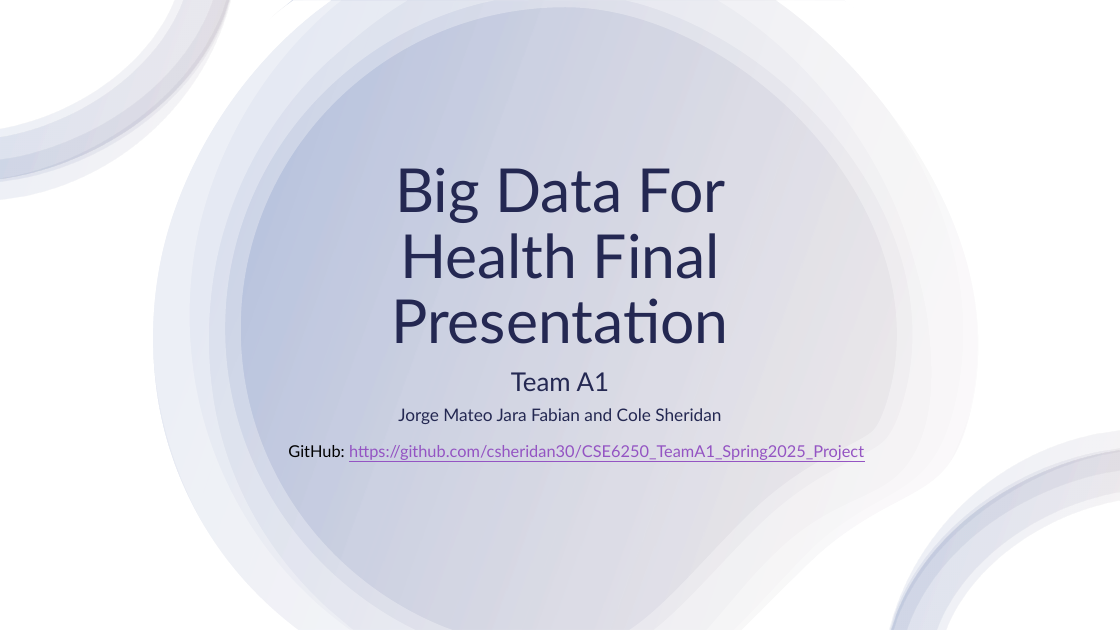
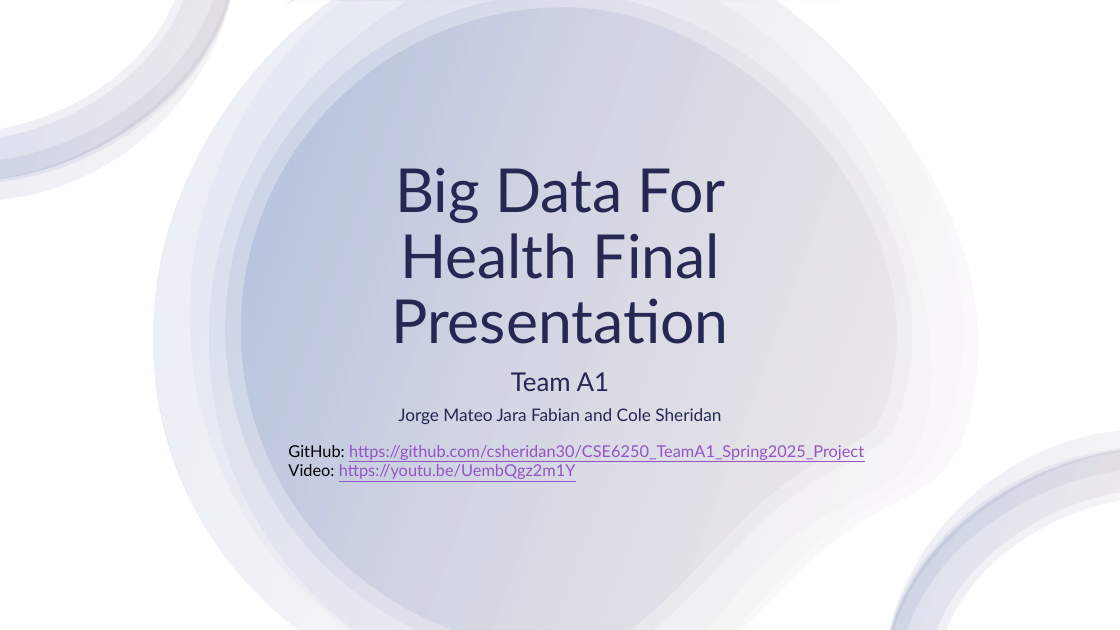
Before and after one commit to csheridan30/CSE6250_TeamA1_Spring2025_Project, a slide deck: slide 1 of Documents/Final_Presentation.pptx. Drawn at 1120x630 pixels with LibreOffice and Linux fonts; fonts in the diff are those of the drawing. Boxes give left, top, right and bottom in pixels: in the first picture for what was removed or moved away, otherwise in the second. Text is boxed around its words. In the diff, an @@ line names an element or a change of style, - is before the commit and + after.

Commit message:
Final version of Final Presentation
Uploaded final presentation with video link

```diff
--- a/Documents/Final_Presentation.pptx
+++ b/Documents/Final_Presentation.pptx
@@ text at [288,464,576,479]: paragraph added @@
+Video: https://youtu.be/UembQgz2m1Y
```
Also in this commit, not shown: 2 other slides changed.
